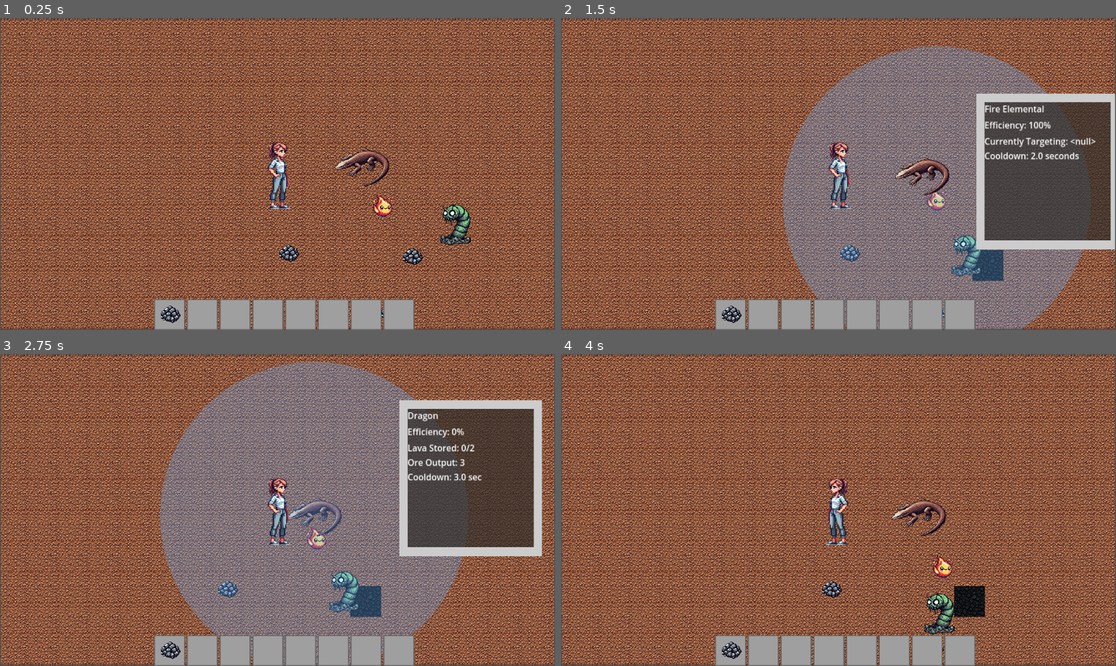
Above: before the commit, frames 1-4 (two rows, left to right).
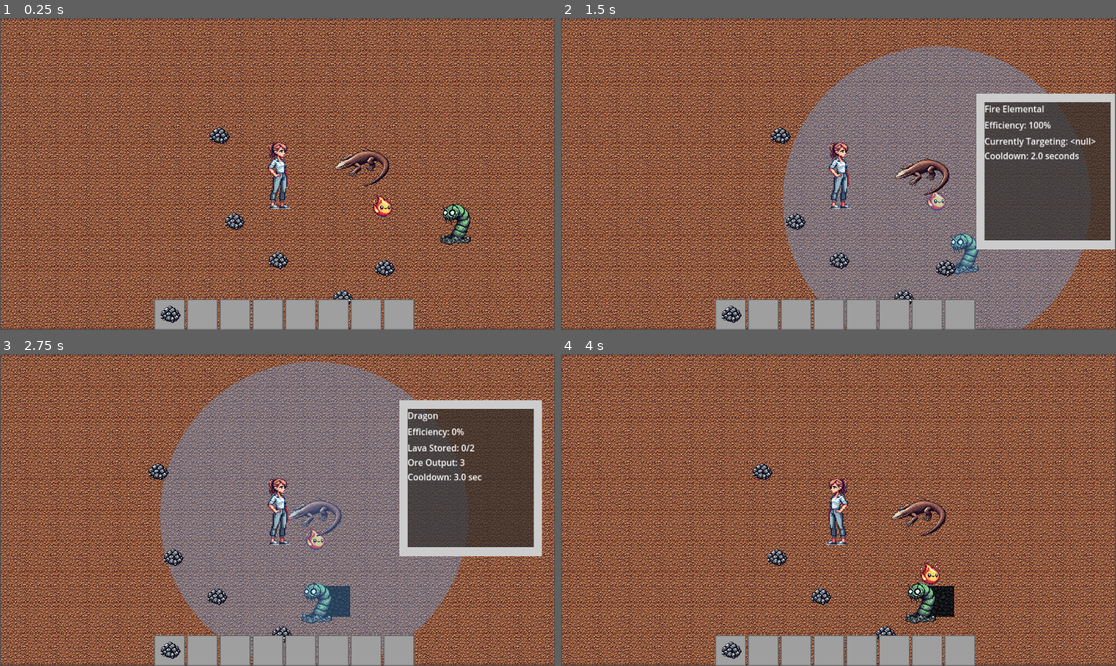
Above: after the commit, the same moments.

Repository: aaronjmcd2/ecomonster-project
Game: Godot game, scene res://scenes/Main.tscn
Same seed, same stepped clock (60 frames per second), same inputs: the game is played once before the commit and once after it.
Inputs (mouse positions are in pixels of both pictures, inside the frame that each line leads up to):
- Up to frame 1 (0.25 s): no input
- Up to frame 2 (1.5 s): drag from (1005, 230) to (894, 105) at 0.52 s; drag from (938, 202) to (810, 236) at 1.27 s
- Up to frame 3 (2.75 s): move the mouse to (360, 506) at 2.02 s; hold Right (ui_right) from 2.03 s (still down); click (360, 506) at 2.17 s
- Up to frame 4 (4 s): release Right (ui_right) at 2.75 s; drag from (810, 572) to (672, 463) at 2.77 s; move the mouse to (1005, 556) at 3.52 s; hold Left (ui_left) from 3.53 s (still down); click (1005, 556) at 3.67 s

The runs differ from the first frame. In frame 1, 1.1% of the frame differs, in the area x 37-85%, y 34-96%; in frame 2, 1.6%; in frame 3, 2.2%; in frame 4, 2.5%, in the area x 34-77%, y 34-96%.

Commit message:
✨ Add item pickup system with hotbar priority
- Player can now click ore drops within pickup radius to collect them
- Ore drops are added to the hotbar first if there's space
- If the hotbar is full, items are placed in the inventory grid
- If both are full, the item is not collected
- Added pickup_radius export to Player
- Reorganized InventoryUI paths to match scene tree

Diff:
--- a/scenes/IronOreDrop.tscn
+++ b/scenes/IronOreDrop.tscn
@@ -6,7 +6,7 @@
 [sub_resource type="CircleShape2D" id="CircleShape2D_xm11h"]
 radius = 17.0
 
-[node name="IronOreDrop" type="Node2D" groups=["ore_drops"]]
+[node name="IronOreDrop" type="Area2D" groups=["ore_drops"]]
 script = ExtResource("1_ahxx1")
 
 [node name="Sprite" type="Sprite2D" parent="."]
--- a/scenes/Main.tscn
+++ b/scenes/Main.tscn
@@ -24,18 +24,6 @@
 z_index = 10
 position = Vector2(-406, -94)
 
-[node name="IronOreDrop" parent="." instance=ExtResource("3_rarhs")]
-position = Vector2(-127, 78)
-
-[node name="IronOreDrop2" parent="." instance=ExtResource("3_rarhs")]
-position = Vector2(-384, 71)
-
-[node name="IronOreDrop3" parent="." instance=ExtResource("3_rarhs")]
-position = Vector2(-172, 195)
-
-[node name="IronOreDrop4" parent="." instance=ExtResource("3_rarhs")]
-position = Vector2(-426, 263)
-
 [node name="CoalWorm" parent="." instance=ExtResource("4_vcsgt")]
 
 [node name="FireElemental" parent="." instance=ExtResource("5_vcsgt")]
@@ -49,3 +37,18 @@
 [node name="UILayer" type="CanvasLayer" parent="."]
 
 [node name="InventoryUI" parent="UILayer" instance=ExtResource("9_q8u5g")]
+
+[node name="IronOreDrop" parent="." instance=ExtResource("3_rarhs")]
+position = Vector2(-497, 5)
+
+[node name="IronOreDrop2" parent="." instance=ExtResource("3_rarhs")]
+position = Vector2(-185, 102)
+
+[node name="IronOreDrop3" parent="." instance=ExtResource("3_rarhs")]
+position = Vector2(-406, 86)
+
+[node name="IronOreDrop4" parent="." instance=ExtResource("3_rarhs")]
+position = Vector2(-272, 164)
+
+[node name="IronOreDrop5" parent="." instance=ExtResource("3_rarhs")]
+position = Vector2(-528, -173)
--- a/scripts/InventoryUI.gd
+++ b/scripts/InventoryUI.gd
@@ -11,3 +11,54 @@
 	for i in range(NUM_COLUMNS * NUM_ROWS):
 		var slot = inventory_slot_scene.instantiate()
 		inventory_grid.add_child(slot)
+
+func add_item_to_inventory(item: Dictionary):
+	var name = item.get("name", "")
+	var count = item.get("count", 1)
+
+	# Get all hotbar & inventory slots
+	var hotbar = $HotbarWrapper/Hotbar
+	var hotbar_slots = []
+	for child in hotbar.get_children():
+		if child is InventorySlot:
+			hotbar_slots.append(child)
+
+	var grid = $MainContainer/InventoryGrid
+	var grid_slots = []
+	for child in grid.get_children():
+		if child is InventorySlot:
+			grid_slots.append(child)
+
+	# Try to stack in hotbar
+	for slot in hotbar_slots:
+		var existing = slot.get_item()
+		if !existing.is_empty() and existing.name == name:
+			existing.count += count
+			slot.set_item(existing)
+			print("📥 Stacked", item, "in hotbar")
+			return
+
+	# Try to place in empty hotbar slot
+	for slot in hotbar_slots:
+		if slot.get_item().is_empty():
+			slot.set_item(item)
+			print("📥 Placed", item, "in empty hotbar slot")
+			return
+
+	# Try to stack in inventory
+	for slot in grid_slots:
+		var existing = slot.get_item()
+		if !existing.is_empty() and existing.name == name:
+			existing.count += count
+			slot.set_item(existing)
+			print("📥 Stacked", item, "in inventory")
+			return
+
+	# Try to place in empty inventory slot
+	for slot in grid_slots:
+		if slot.get_item().is_empty():
+			slot.set_item(item)
+			print("📥 Placed", item, "in empty inventory slot")
+			return
+
+	print("❌ No room for item:", item)
--- a/scripts/Player.gd
+++ b/scripts/Player.gd
@@ -1,6 +1,8 @@
 extends CharacterBody2D
 
 @export var speed: float = 200.0
+@export var pickup_radius := 800.0
+
 
 var velocity_vector := Vector2.ZERO
 @onready var sprite := $Sprite
@@ -65,8 +67,34 @@
 	camera.zoom = new_zoom
 
 func _unhandled_input(event):
-	if event is InputEventMouseButton:
-		if event.button_index == MOUSE_BUTTON_WHEEL_UP and event.pressed:
-			zoom_camera(zoom_step)
-		elif event.button_index == MOUSE_BUTTON_WHEEL_DOWN and event.pressed:
-			zoom_camera(-zoom_step)
+	if event is InputEventMouseButton and event.button_index == MOUSE_BUTTON_LEFT and event.pressed:
+		# Convert screen coords to world coords
+		var world_pos = get_canvas_transform().affine_inverse() * event.position
+		try_pickup_item(world_pos)
+
+func try_pickup_item(world_pos: Vector2):
+	var query = PhysicsPointQueryParameters2D.new()
+	query.position = world_pos
+	query.collide_with_areas = true
+	query.collide_with_bodies = true
+
+	var results = get_world_2d().direct_space_state.intersect_point(query)
+
+	for result in results:
+		var node = result.get("collider")
+		if node and node.is_in_group("ore_drops"):
+			if global_position.distance_to(node.global_position) <= pickup_radius:
+				print("✨ Picked up:", node.name)
+
+				var item_data = {
+					"name": "IronOre",
+					"count": 1
+				}
+
+				var ui = get_node("/root/Main/UILayer/InventoryUI")
+				print("🎯 Attempting to add:", item_data)
+
+				ui.add_item_to_inventory(item_data)
+
+				node.queue_free()
+				break
